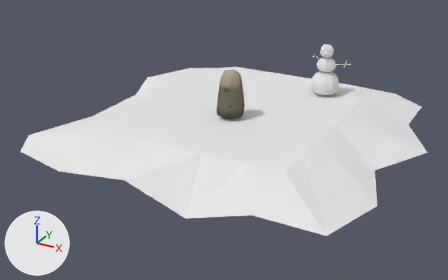
An edit to the Blender file ld31_onescreen/srcart/onescreen_proto1.blend, drawn before and after from the same camera.
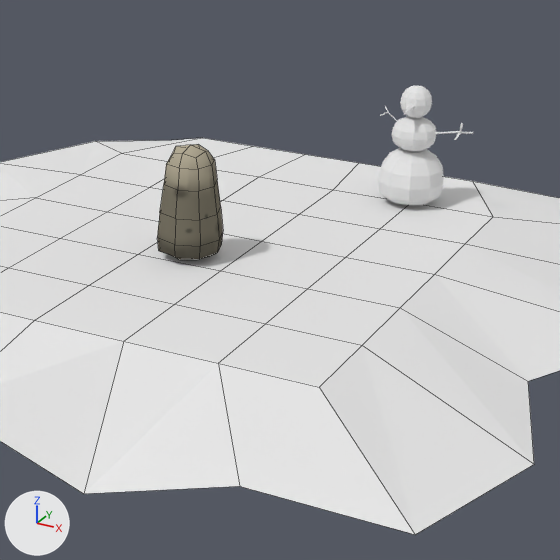
Each version appears first whole from a 50 mm lens placed at (6.92, -13.18, 5.78), pointed at (-0.15, -0.32, -0.65), and next in a close-up on the part from 33% to 87% of the width and 3% to 88% of the height. Arrows for +X, +Y and +Z are at lower left; the lights stay in place. The close-ups show mesh edges as thin lines.

Before the edit, the objects in view are built like this:
```python
me_cube_001 = bpy.data.meshes.new('Cube.001')
me_cube_001.from_pydata(...)  # 58 vertices, 56 faces; spans x -0.347..0.347, y -0.347..0.347, z -1.206..0.028
me_cube_001.polygons.foreach_set('use_smooth', [True] * 56)
me_cube_001.materials.append(mat_mtl_rock)  # picture img_rock
me_cylinder = bpy.data.meshes.new('Cylinder')
me_cylinder.from_pydata(...)  # 270 vertices, 289 faces; spans x -1.56..0.96, y -0.71..0.68, z -1.87..5.2
me_cylinder.materials.append(mat_mtl_snowman)  # its picture is missing
me_grid_001 = bpy.data.meshes.new('Grid.001')
me_grid_001.from_pydata(...)  # 80 vertices, 67 faces; spans x -4.45..4.7, y -4.1..4.66, z -0.92..0.0
me_grid_001.materials.append(mat_mtl_ground)  # its picture is missing
ob_cube = bpy.data.objects.new('Cube', me_cube_001)
ob_cube.location = (0.02, -0.28, 1.22)
ob_cylinder = bpy.data.objects.new('Cylinder', me_cylinder)
ob_cylinder.location = (1.86, 2.53, 0.87)
ob_cylinder.rotation_euler = (0.0, -1.571, 0.0)  # degrees (0, -90, 0)
ob_cylinder.scale = (0.56, 0.56, 0.162)
ob_grid = bpy.data.objects.new('Grid', me_grid_001)
ob_grid.location = (0.0, 0.0, 0.0)
```
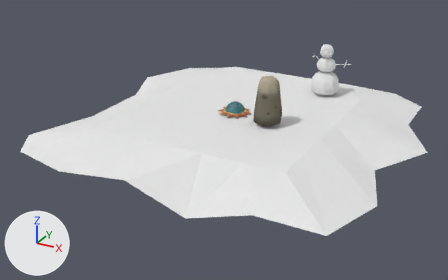
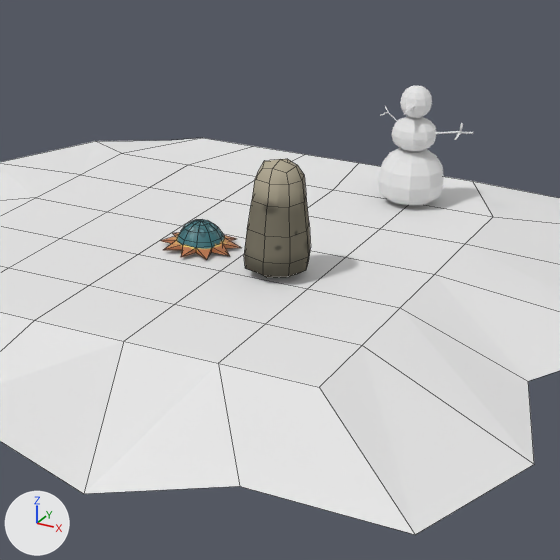
Pixel boxes (x1, y1, x2, y2) of what changed, in the close-ups (560 x 560 px):
'Cube', moved
    before: (157, 144, 223, 260)
    after: (244, 159, 311, 278)
'Sphere', added
    after: (161, 219, 241, 260)

Edits to the bpy script that builds the scene:
```text
Add img_untitled_001:
    img_untitled_001 = load_image('Untitled.001', '../assets/critter.png', 256, 256, 'sRGB')
Add mat_untitled_001:
    mat_untitled_001 = principled_material('Untitled.001')
    mat_untitled_001.texture = img_untitled_001
Add me_sphere_001:
    me_sphere_001.from_pydata(...)  # 62 vertices, 70 faces; spans x -0.434..0.428, y -0.456..0.451, z 0.024..0.315
    me_sphere_001.polygons.foreach_set('use_smooth', [True] * 70)
    me_sphere_001.materials.append(mat_untitled_001)  # picture img_untitled_001
Change ob_cube:
    ob_cube.location: (0.02, -0.28, 1.22) -> (1.05, -0.28, 1.22)
Add ob_sphere:
    ob_sphere = bpy.data.objects.new('Sphere', me_sphere_001)
    ob_sphere.location = (0.0, 0.0, 0.0)
    _m = ob_sphere.modifiers.new('EdgeSplit', 'EDGE_SPLIT')
    _m.split_angle = 0.611
```
